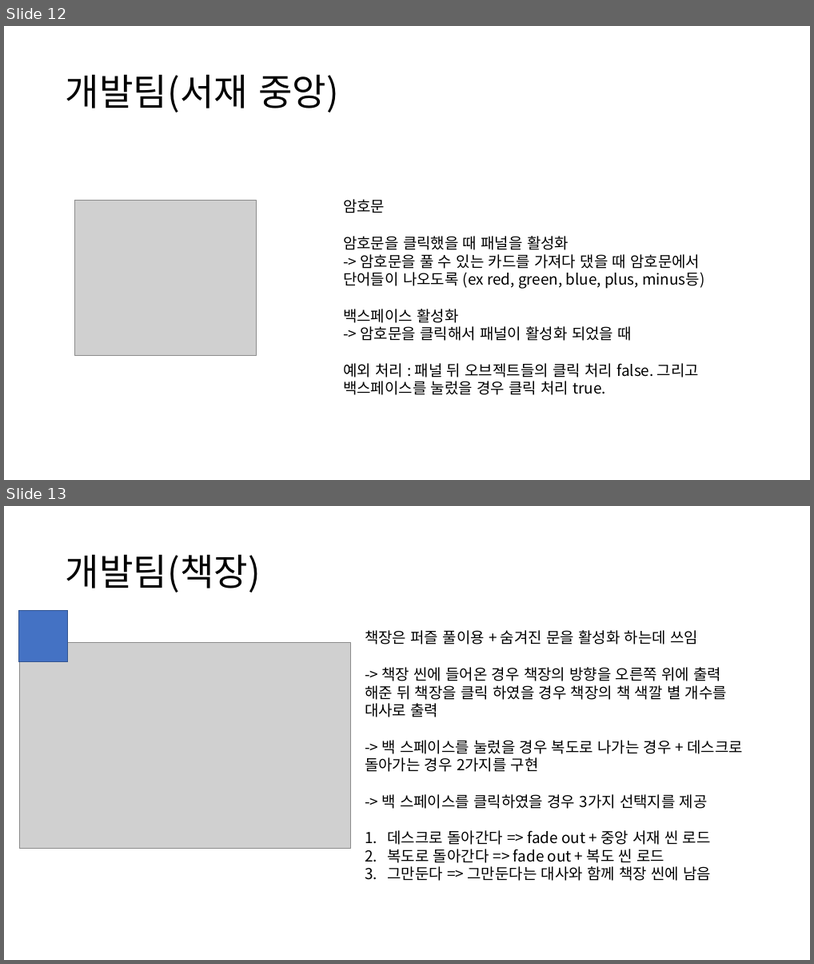
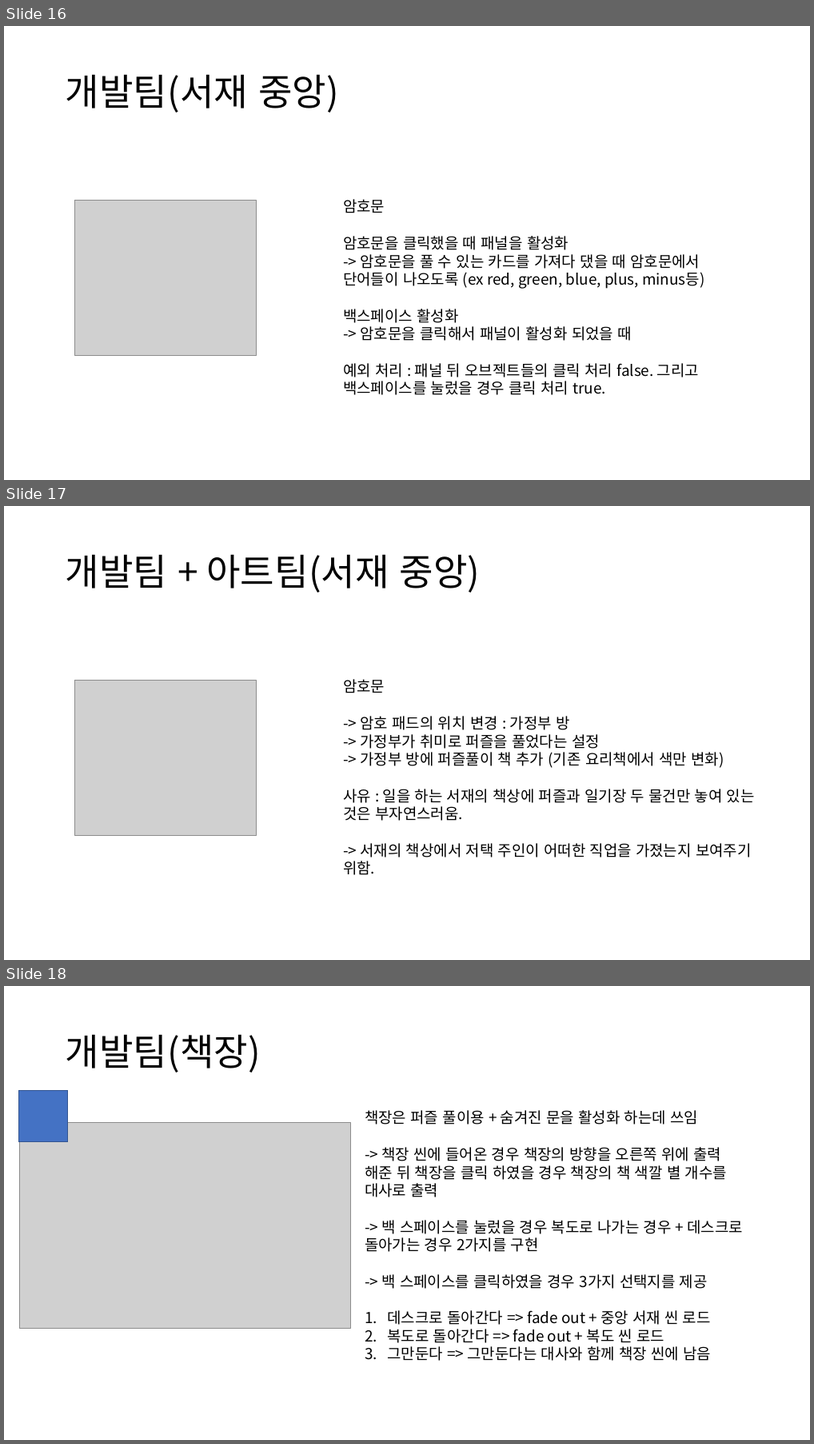
Before and after one commit to mokotan1/newCapstone, a slide deck: 기획서/서재 개발 기획.pptx. Shown one above the other, each under a label of ours: slides 12 and 13 before the commit, slides 16, 17 and 18 after it. The pictures are 814x964 and 814x1444 pixels, drawn with LibreOffice and Linux fonts; fonts in the diff are those of the drawing; grey boxes stand for pictures. Boxes give left, top, right and bottom in pixels: in the first picture for what was removed or moved away, otherwise in the second. Text is boxed around its words. In the diff, an @@ line names an element or a change of style, - is before the commit and + after.

Commit message:
ui 기획서와 서재 기획서 수정

```diff
--- a/기획서/서재 개발 기획.pptx
+++ b/기획서/서재 개발 기획.pptx
@@ slide 17 added at (4,506,810,960), background #FFFFFF @@
@@ title added at (66,554,481,592), 44 pt, text #000000 @@
+개발팀 + 아트팀(서재 중앙)
@@ picture added at (74,680,256,835) @@
@@ text added at (343,679,755,875), 18 pt, text #000000 @@
+암호문
+-> 암호 패드의 위치 변경 : 가정부 방
+-> 가정부가 취미로 퍼즐을 풀었다는 설정
+-> 가정부 방에 퍼즐풀이 책 추가 (기존 요리책에서 색만 변화)
+사유 : 일을 하는 서재의 책상에 퍼즐과 일기장 두 물건만 놓여 있는 것은 부자연스러움.
+-> 서재의 책상에서 저택 주인이 어떠한 직업을 가졌는지 보여주기 위함.
@@ what was slide 12 is now slide 16 @@
@@ what was slide 13 is now slide 18 @@
```
Also in this commit, not shown: 2 slides changed, 4 other slides added, 1 other file.
